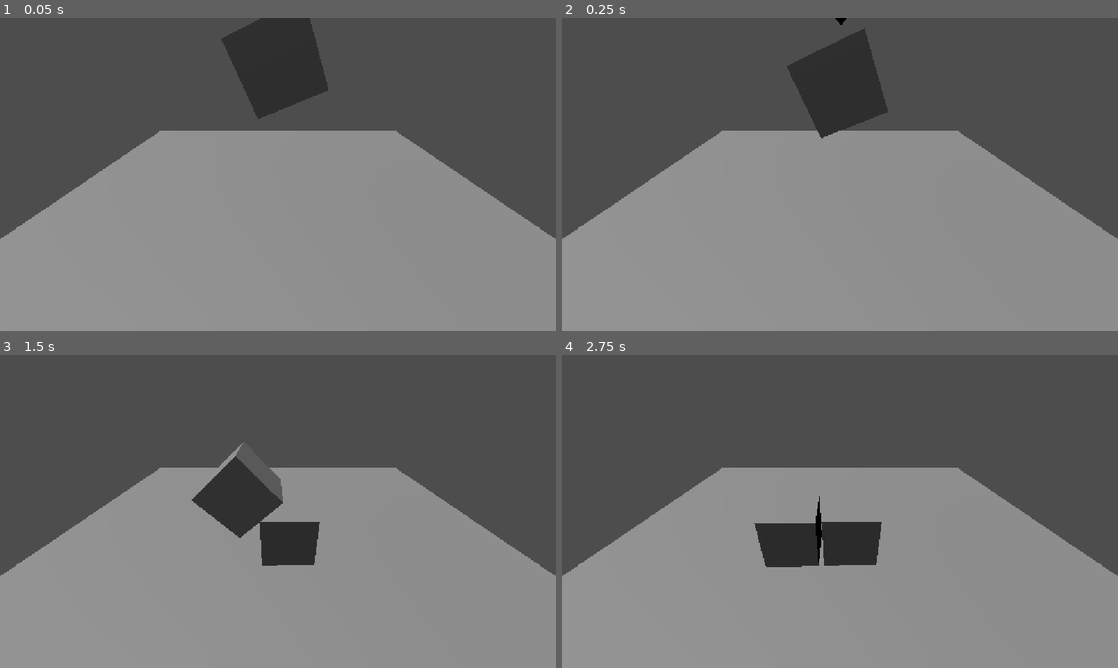
Above: before the commit, frames 1-4 (two rows, left to right).
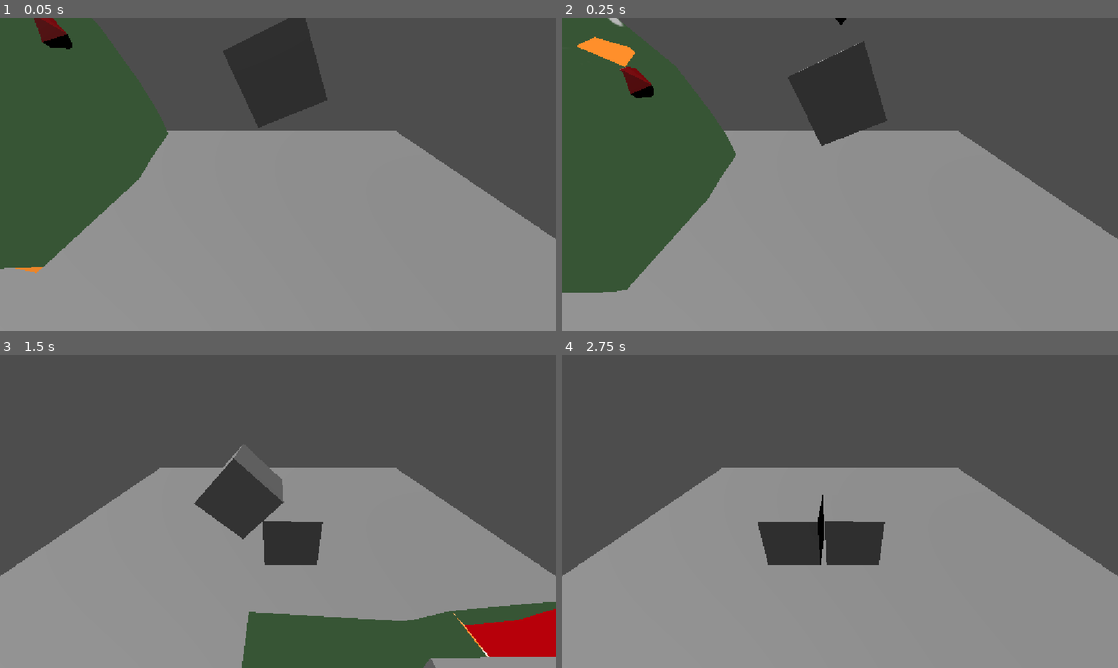
Above: after the commit, the same moments.

Repository: AyanChowdhury07/Between-Seasons
Game: Godot game, scene res://world.tscn
Two runs of this game, one before a commit and one after it. Both use one fixed random seed, a clock stepped at 60 frames per second and the inputs below.
Inputs:
- Up to frame 1 (0.05 s): no input
- Up to frame 2 (0.25 s): no input
- Up to frame 3 (1.5 s): tap Enter (ui_accept) at 0.5, 0.6, 0.77, 1.07, 1.35 s; hold Right (ui_right) 0.53-1.28 s; hold Down (ui_down) from 1.28 s (still down)
- Up to frame 4 (2.75 s): tap Enter (ui_accept) at 1.52, 1.82, 2.1 s; release Down (ui_down) at 2.03 s; hold Right (ui_right) from 2.03 s (still down)

The runs differ from the first frame. In frame 1, 5.5% of the frame differs, in the area x 0-59%, y 0-82%; in frame 2, 9.0%; in frame 3, 9.5%, in the area x 34-100%, y 28-100%; in frame 4, 0.5%.

Commit message:
Added moving player character, unattached to vane model

Diff:
--- /dev/null
+++ b/vane.tscn
@@ -0,0 +1,9 @@
+[gd_scene format=3 uid="uid://bmgxbyu23187j"]
+
+[ext_resource type="PackedScene" uid="uid://dgk1cur3sxorg" path="res://Vane.glb" id="1_o16sm"]
+
+[node name="Vane" unique_id=489879806 instance=ExtResource("1_o16sm")]
+
+[node name="Skeleton3D" parent="Armature" parent_id_path=PackedInt32Array(1564491329) index="0" unique_id=1261232878]
+bones/1/rotation = Quaternion(0.9394891, -0.084519014, 0.07757867, -0.3227977)
+bones/2/rotation = Quaternion(0.06633011, 0.29722354, 0.9469051, 0.10309855)
--- /dev/null
+++ b/vane_body_3d.gd
@@ -0,0 +1,28 @@
+extends CharacterBody3D
+
+
+const SPEED = 5.0
+const JUMP_VELOCITY = 4.5
+
+
+func _physics_process(delta: float) -> void:
+	# Add the gravity.
+	if not is_on_floor():
+		velocity += get_gravity() * delta
+
+	# Handle jump.
+	if Input.is_action_just_pressed("ui_accept") and is_on_floor():
+		velocity.y = JUMP_VELOCITY
+
+	# Get the input direction and handle the movement/deceleration.
+	# As good practice, you should replace UI actions with custom gameplay actions.
+	var input_dir := Input.get_vector("ui_left", "ui_right", "ui_up", "ui_down")
+	var direction := (transform.basis * Vector3(input_dir.x, 0, input_dir.y)).normalized()
+	if direction:
+		velocity.x = direction.x * SPEED
+		velocity.z = direction.z * SPEED
+	else:
+		velocity.x = move_toward(velocity.x, 0, SPEED)
+		velocity.z = move_toward(velocity.z, 0, SPEED)
+
+	move_and_slide()
--- /dev/null
+++ b/vane_body_3d.tscn
@@ -0,0 +1,19 @@
+[gd_scene format=3 uid="uid://cu60o4t7ht3ft"]
+
+[ext_resource type="PackedScene" uid="uid://dgk1cur3sxorg" path="res://Vane.glb" id="1_3yia2"]
+[ext_resource type="Script" uid="uid://bqhadukosciiw" path="res://vane_body_3d.gd" id="1_v2le5"]
+
+[sub_resource type="BoxMesh" id="BoxMesh_c1ghy"]
+
+[sub_resource type="BoxShape3D" id="BoxShape3D_t4ws7"]
+
+[node name="VaneBody3D" type="CharacterBody3D" unique_id=249208905]
+script = ExtResource("1_v2le5")
+
+[node name="Vane" parent="." unique_id=489879806 instance=ExtResource("1_3yia2")]
+
+[node name="MeshInstance3D" type="MeshInstance3D" parent="." unique_id=1624349179]
+mesh = SubResource("BoxMesh_c1ghy")
+
+[node name="CollisionShape3D" type="CollisionShape3D" parent="." unique_id=1529712551]
+shape = SubResource("BoxShape3D_t4ws7")
--- a/world.tscn
+++ b/world.tscn
@@ -1,6 +1,7 @@
 [gd_scene format=3 uid="uid://dyvt2i6uruwey"]
 
 [ext_resource type="PackedScene" uid="uid://cd1elyd0hxr6j" path="res://block.tscn" id="1_f3sb7"]
+[ext_resource type="PackedScene" uid="uid://cu60o4t7ht3ft" path="res://vane_body_3d.tscn" id="1_fj7yv"]
 
 [sub_resource type="BoxMesh" id="BoxMesh_t4ws7"]
 size = Vector3(10, 0.5, 10)
@@ -9,14 +10,6 @@
 size = Vector3(10, 0.5, 10)
 
 [node name="World" type="Node3D" unique_id=1173020715]
-
-[node name="Block" parent="." unique_id=211678271 instance=ExtResource("1_f3sb7")]
-transform = Transform3D(0.9266885, -0.3758303, 0, 0.3758303, 0.9266885, 0, 0, 0, 1, 0, 3, 0)
-
-[node name="Block2" parent="." unique_id=1275679468 instance=ExtResource("1_f3sb7")]
-transform = Transform3D(0.72257024, 0.69129753, 0, -0.69129753, 0.72257024, 0, 0, 0, 1, 0, 4.470696, 0)
-
-[node name="CharacterBody3D" type="CharacterBody3D" parent="." unique_id=1084005146]
 
 [node name="Camera3D" type="Camera3D" parent="." unique_id=1084903481]
 transform = Transform3D(1, 0, 0, 0, 0.8560693, 0.516861, 0, -0.516861, 0.8560693, 0, 3.1440184, 3.3045068)
@@ -32,3 +25,14 @@
 
 [node name="DirectionalLight3D" type="DirectionalLight3D" parent="." unique_id=1944940271]
 transform = Transform3D(0.22317325, 0.89240265, -0.3921877, 0, 0.40233505, 0.9154924, 0.97477883, -0.20431346, 0.08979047, -7, 4.8542023, 0)
+
+[node name="Blocks" type="Node3D" parent="." unique_id=1487159206]
+
+[node name="Block" parent="Blocks" unique_id=211678271 instance=ExtResource("1_f3sb7")]
+transform = Transform3D(0.9266885, -0.3758303, 0, 0.3758303, 0.9266885, 0, 0, 0, 1, 0, 2.8780193, 0)
+
+[node name="Block2" parent="Blocks" unique_id=1275679468 instance=ExtResource("1_f3sb7")]
+transform = Transform3D(0.72257024, 0.69129753, 0, -0.69129753, 0.72257024, 0, 0, 0, 1, 0, 4.470696, 0)
+
+[node name="VaneBody3D" parent="." unique_id=249208905 instance=ExtResource("1_fj7yv")]
+transform = Transform3D(0.9998602, -0.01671338, 1.1175871e-08, 0.01671341, 0.99986035, 0, 1.1175871e-08, 7.450581e-09, 1, -2.496306, 3.507691, 2.3212838)
Binary file added: Vane.glb
Not shown, added: Vane.glb.import
Binary file added: Vane_Vane Texture sheet.png
Not shown, added: Vane_Vane Texture sheet.png.import
Not shown, added: vane_body_3d.gd.uid
